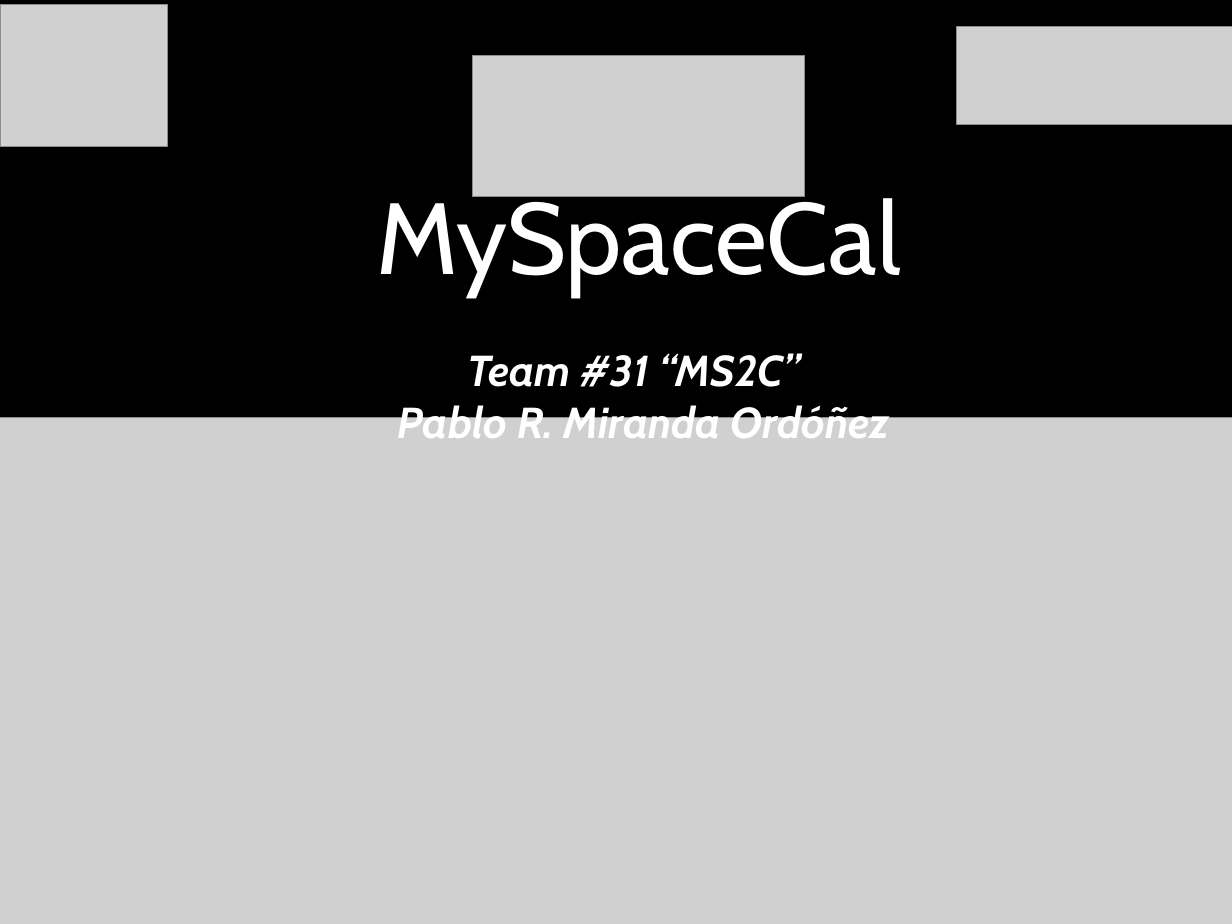
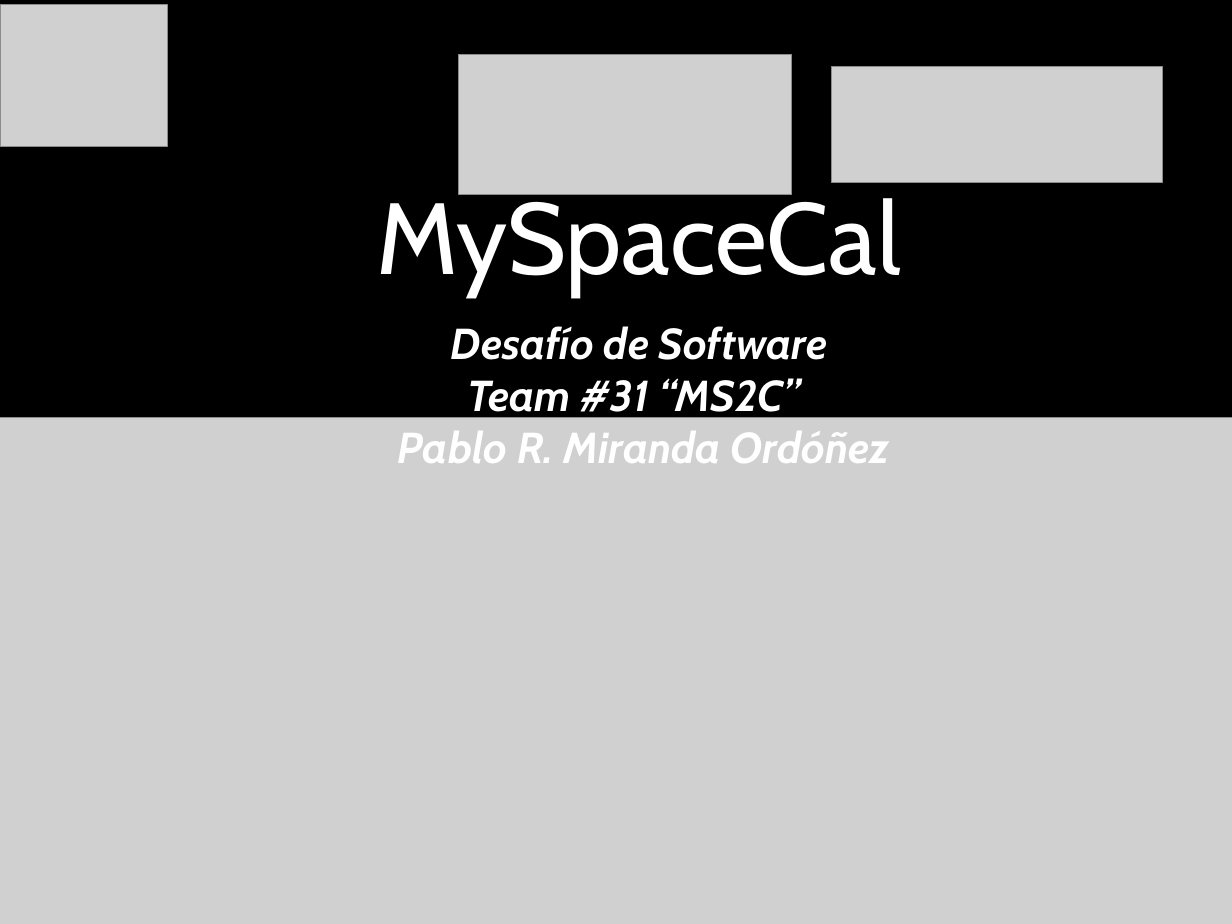
Before and after one commit to spaceappchile/team31, a slide deck: slide 1 of MySpaceCal-MS2C-Chile - Presentacion.ppt. Drawn at 1232x924 pixels with LibreOffice and Linux fonts; fonts in the diff are those of the drawing; grey boxes stand for pictures. Boxes give left, top, right and bottom in pixels: in the first picture for what was removed or moved away, otherwise in the second. Text is boxed around its words. In the diff, an @@ line names an element or a change of style, - is before the commit and + after.

```diff
--- a/MySpaceCal-MS2C-Chile - Presentacion.ppt
+++ b/MySpaceCal-MS2C-Chile - Presentacion.ppt
@@ picture: place and size @@
-picture at [472,55,805,196]
+picture at [459,55,792,195]
@@ picture: place and size @@
-picture at [956,27,1232,125]
+picture at [832,67,1163,183]
@@ text "Desafío de Software": place and size @@
-text "Desafío de Software" at [398,353,890,438]
+text "Desafío de Software" at [398,326,890,463]
@@ text at [451,326,827,360]: paragraph added @@
+Desafío de Software
```
Also in this commit, not shown: 3 other slides changed, 2 other files.
